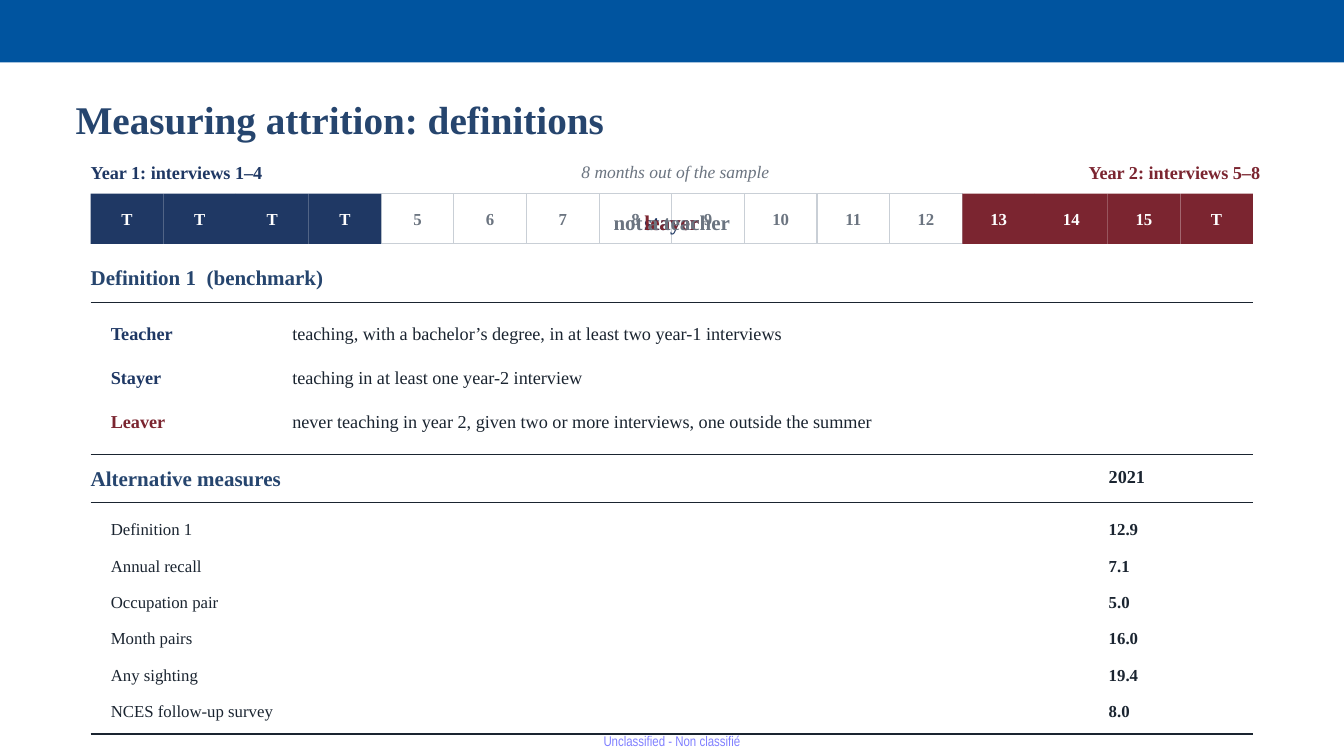
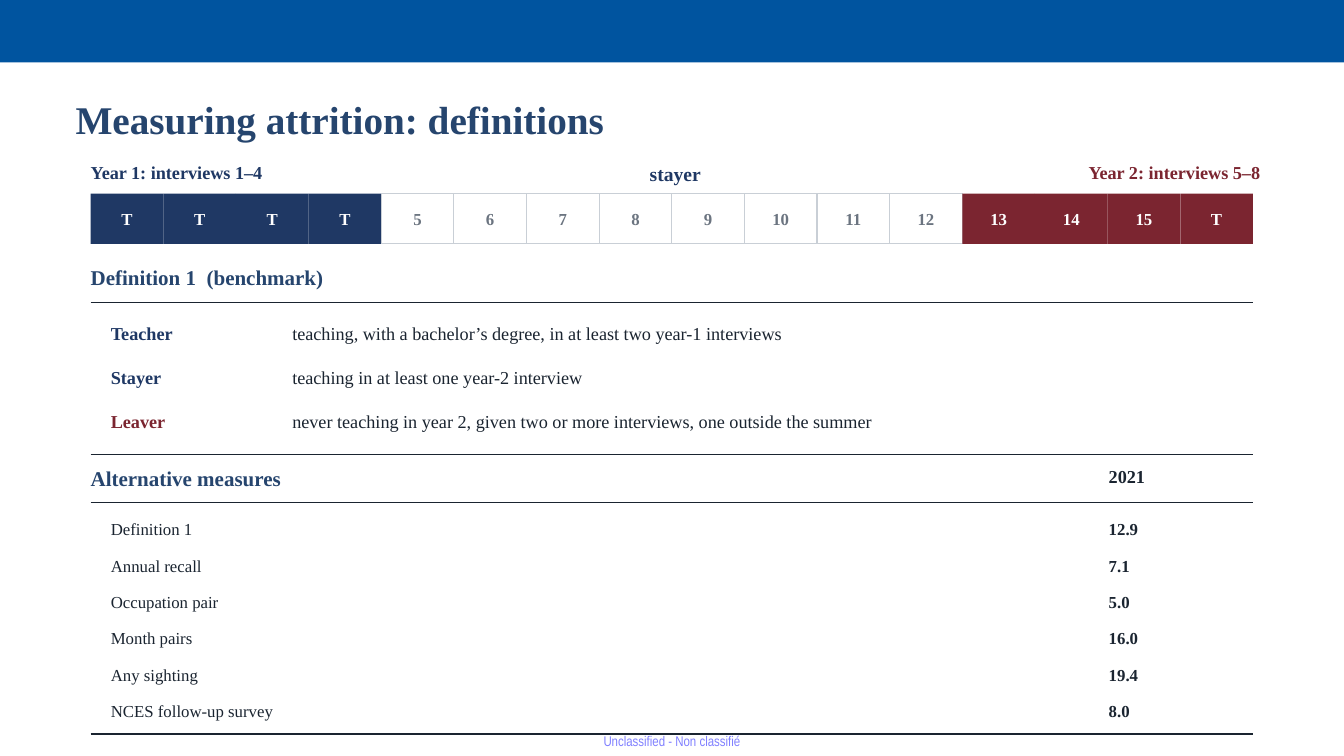
Before and after one commit to jedr1-ship-it/Alternative-Pathways----Quant, a slide deck: slide 9 of report/Proyect_US_v4.pptx. Drawn at 1344x756 pixels with LibreOffice and Linux fonts; fonts in the diff are those of the drawing. Boxes give left, top, right and bottom in pixels: in the first picture for what was removed or moved away, otherwise in the second. Text is boxed around its words. In the diff, an @@ line names an element or a change of style, - is before the commit and + after.

```diff
--- a/report/Proyect_US_v4.pptx
+++ b/report/Proyect_US_v4.pptx
@@ text "stayer": place and size @@
-text "stayer" at (644,214,699,235)
+text "stayer" at (650,170,701,186)
@@ text "stayer" at (650,170,701,186): size 15 to 14 pt; line spacing 22.5pt to 21pt; vertical alignment middle to top @@
@@ text removed at (581,166,769,182) @@
-8 months out of the sample
@@ text removed at (614,214,730,235) @@
-not a teacher
@@ text removed at (644,214,699,235) @@
-leaver
```
Also in this commit, not shown: 2 other slides changed, 3 slides added, 1 slide removed, 1 other file.
